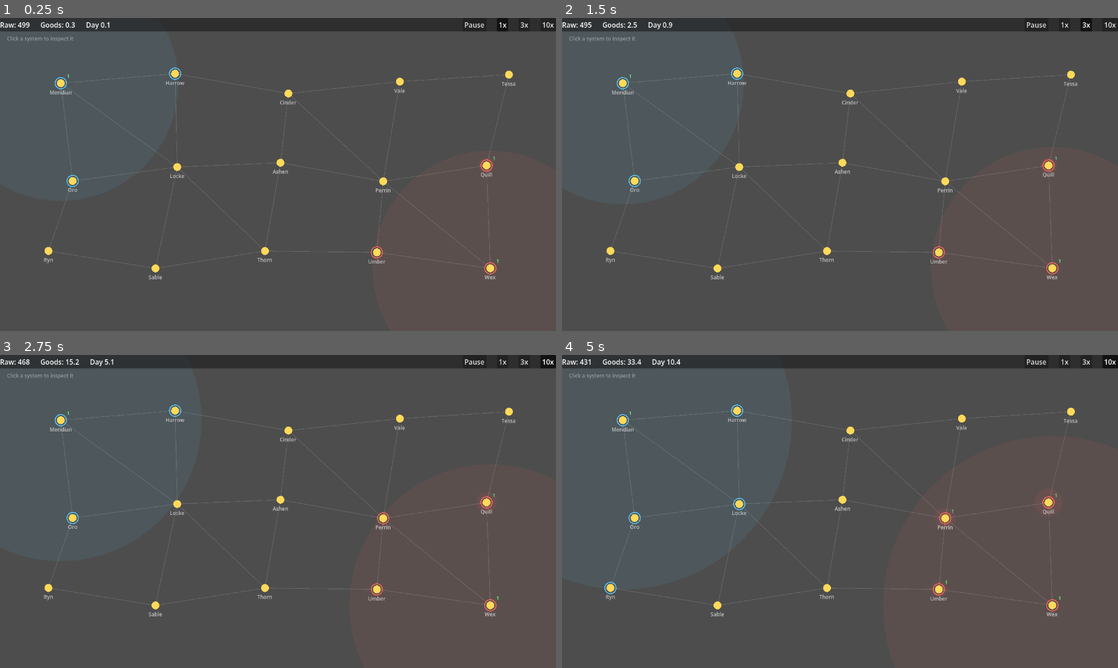
Above: before the commit, frames 1-4 (two rows, left to right).
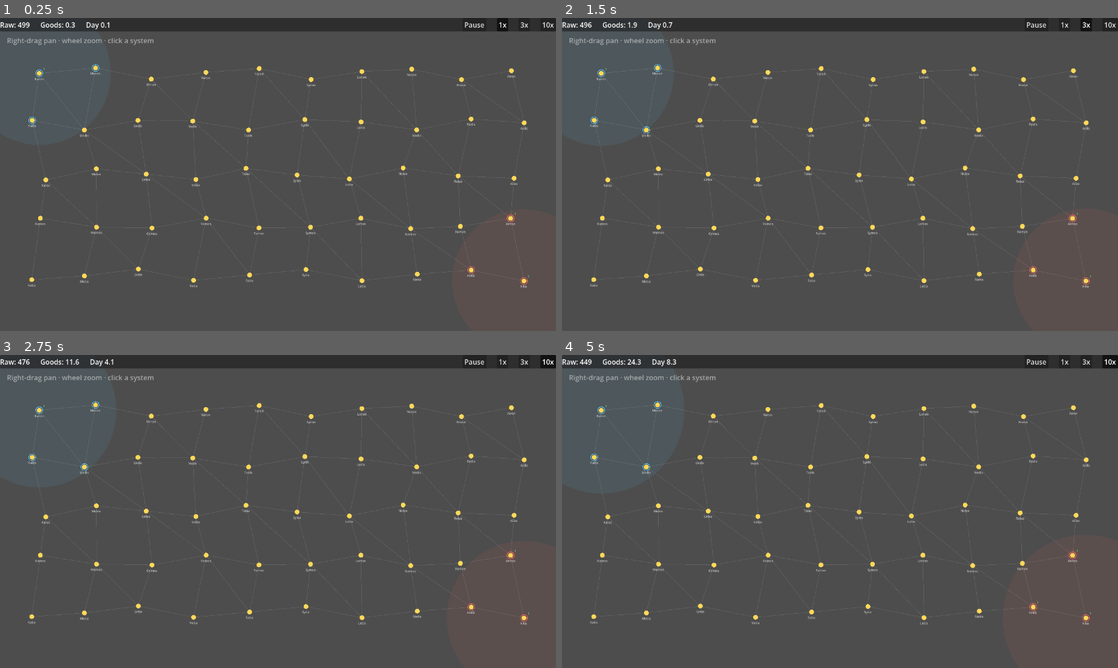
Above: after the commit, the same moments.

Repository: evyatarmitz/reach
Game: Godot game, scene res://game/main.tscn
Two runs of this game, one before a commit and one after it. Both use one fixed random seed, a clock stepped at 60 frames per second and the inputs below.
Inputs:
- Up to frame 1 (0.25 s): no input
- Up to frame 2 (1.5 s): click "1x" at 0.5 s; click "3x" at 1.25 s
- Up to frame 3 (2.75 s): click "10x" at 2 s
- Up to frame 4 (5 s): click "1x" at 2.75 s; click "3x" at 3.5 s; click "10x" at 4.25 s

The runs differ from the first frame. In frame 1, 2.4% of the frame differs, in the area x 1-96%, y 5-87%; in frame 2, 2.5%; in frame 3, 2.6%; in frame 4, 3.1%, in the area x 1-96%, y 1-87%.

Commit message:
0.7.0 - 50-system map, camera pan/zoom, slower progress
- Map expanded to a deterministic 10x5 = 50-system grid (was 15). Names are
  generated from two syllable tables (unique per index), still no RNG so runs
  stay bit-identical. Grid adjacency + diagonals keep the lane graph connected.
- Camera2D: galaxy view has right-drag pan and wheel zoom (clamped, persisted
  across view switches); on entering a system the camera locks to screen-centre
  at zoom 1 so the existing SYSTEM_CENTER drawing maps 1:1. Galaxy auto-frames
  the whole map on load (fit-to-bounds).
- View hints moved from world-space _draw (they'd drift with the camera) to a
  fixed UI label.
- Slower progress: GROWTH_RATE 0.04 -> 0.02, DAYS_PER_REAL_SECOND 0.5 -> 0.4,
  AI cadence 5 -> 8 days. All tune-to-taste; the speed dial still fast-forwards.
- 65/65 tests pass; both galaxy and system views verified by screenshot.
- design choice: euclidean system distance already scales to any map size, so
  the influence/border/neighbor math needed no change for 50 systems.

Diff:
--- a/desktop/game/main.gd
+++ b/desktop/game/main.gd
@@ -3,9 +3,9 @@
 # Render/UI layer. Reads Sim state, forwards commands. No game rules live here.
 
 const SPEEDS: Array[float] = [0.0, 1.0, 3.0, 10.0]
-# Base clock halved (was 1.0) so the whole sim reads slower in real time; the
-# speed dial multiplies this, so fast-forward is still one click away.
-const DAYS_PER_REAL_SECOND := 0.5
+# Base clock slowed (1.0 -> 0.5 -> 0.4) so the whole sim reads slower in real
+# time; the speed dial multiplies this, so fast-forward is still one click away.
+const DAYS_PER_REAL_SECOND := 0.4
 const SYSTEM_CENTER := Vector2(510.0, 380.0)
 
 var sim: Sim
@@ -15,9 +15,18 @@
 var selected_planet_id := -1
 var view_system_id := -1  # -1 = galaxy view, otherwise the focused system
 
+const ZOOM_MIN := 0.35
+const ZOOM_MAX := 2.5
+
+var cam: Camera2D
+var _panning := false
+var _galaxy_cam_pos := Vector2.ZERO   # persisted galaxy pan/zoom across view switches
+var _galaxy_cam_zoom := 1.0
+
 var raw_label: Label
 var goods_label: Label
 var day_label: Label
+var hint_label: Label
 var speed_buttons: Array[Button] = []
 var panel: PanelContainer
 var panel_title: Label
@@ -30,8 +39,26 @@
 	sim = Sim.new_demo()
 	player_empire_id = sim.empires.keys()[0]  # demo convention: first = human
 	_build_ui()
+	_init_camera()
 	if "--autoshot" in OS.get_cmdline_user_args():
 		_autoshot()
+
+
+func _init_camera() -> void:
+	cam = Camera2D.new()
+	add_child(cam)
+	cam.make_current()
+	# Frame the whole galaxy: center on the map's midpoint, zoom to fit.
+	var lo := Vector2(INF, INF)
+	var hi := Vector2(-INF, -INF)
+	for sys in sim.systems.values():
+		lo = lo.min(sys.map_pos)
+		hi = hi.max(sys.map_pos)
+	var vp := get_viewport_rect().size
+	var span := (hi - lo) + Vector2(240, 240)  # margin so edge systems aren't clipped
+	_galaxy_cam_pos = (lo + hi) * 0.5
+	_galaxy_cam_zoom = clampf(minf(vp.x / span.x, vp.y / span.y),
+		ZOOM_MIN, ZOOM_MAX)
 
 
 func _process(delta: float) -> void:
@@ -43,11 +70,38 @@
 		while day_accum >= SimConstants.TICK_DAYS:
 			sim.tick(SimConstants.TICK_DAYS)
 			day_accum -= SimConstants.TICK_DAYS
+	_apply_camera()
 	_refresh_ui()
 	queue_redraw()
 
 
+# Galaxy view: free pan/zoom (persisted). System view: locked so SYSTEM_CENTER
+# drawing maps 1:1 to the screen (camera position = screen centre at zoom 1).
+func _apply_camera() -> void:
+	if view_system_id == -1:
+		cam.position = _galaxy_cam_pos
+		cam.zoom = Vector2(_galaxy_cam_zoom, _galaxy_cam_zoom)
+	else:
+		cam.position = get_viewport_rect().size * 0.5
+		cam.zoom = Vector2.ONE
+
+
 func _unhandled_input(event: InputEvent) -> void:
+	# Galaxy view only: right-drag to pan, wheel to zoom.
+	if view_system_id == -1 and event is InputEventMouseButton:
+		if event.button_index == MOUSE_BUTTON_RIGHT:
+			_panning = event.pressed
+			return
+		elif event.button_index == MOUSE_BUTTON_WHEEL_UP and event.pressed:
+			_galaxy_cam_zoom = clampf(_galaxy_cam_zoom * 1.1, ZOOM_MIN, ZOOM_MAX)
+			return
+		elif event.button_index == MOUSE_BUTTON_WHEEL_DOWN and event.pressed:
+			_galaxy_cam_zoom = clampf(_galaxy_cam_zoom / 1.1, ZOOM_MIN, ZOOM_MAX)
+			return
+	if view_system_id == -1 and _panning and event is InputEventMouseMotion:
+		_galaxy_cam_pos -= event.relative / _galaxy_cam_zoom
+		return
+
 	if event is InputEventMouseButton and event.pressed \
 			and event.button_index == MOUSE_BUTTON_LEFT:
 		_select_at(get_global_mouse_position())
@@ -123,8 +177,6 @@
 				Color(0.35, 1.0, 0.5))
 		draw_string(font, sys.map_pos + Vector2(-60.0, 26.0), sys.name,
 			HORIZONTAL_ALIGNMENT_CENTER, 120, 12, Color(1, 1, 1, 0.65))
-	draw_string(font, Vector2(16.0, 52.0), "Click a system to inspect it",
-		HORIZONTAL_ALIGNMENT_LEFT, -1, 12, Color(1, 1, 1, 0.4))
 
 
 func _draw_system(sys: StarSystem) -> void:
@@ -151,8 +203,6 @@
 			draw_arc(pos, 14.5, 0.0, TAU, 32, Color.WHITE, 1.2)
 		draw_string(font, pos + Vector2(-60.0, 26.0), planet.name,
 			HORIZONTAL_ALIGNMENT_CENTER, 120, 11, Color(1, 1, 1, 0.65))
-	draw_string(font, Vector2(16.0, 52.0), "Esc — back to galaxy",
-		HORIZONTAL_ALIGNMENT_LEFT, -1, 12, Color(1, 1, 1, 0.4))
 
 
 func _build_ui() -> void:
@@ -171,6 +221,11 @@
 	day_label = Label.new()
 	for l in [raw_label, goods_label, day_label]:
 		bar.add_child(l)
+
+	hint_label = Label.new()
+	hint_label.modulate = Color(1, 1, 1, 0.5)
+	hint_label.position = Vector2(16.0, 40.0)
+	layer.add_child(hint_label)
 
 	var spacer := Control.new()
 	spacer.size_flags_horizontal = Control.SIZE_EXPAND_FILL
@@ -231,6 +286,8 @@
 	raw_label.text = "Raw: %.0f" % player.raw
 	goods_label.text = "Goods: %.1f" % player.goods
 	day_label.text = "Day %.1f" % sim.day
+	hint_label.text = "Right-drag pan · wheel zoom · click a system" \
+		if view_system_id == -1 else "Esc — back to galaxy"
 	for i in speed_buttons.size():
 		speed_buttons[i].button_pressed = (i == speed_idx)
 
--- a/desktop/sim/constants.gd
+++ b/desktop/sim/constants.gd
@@ -27,10 +27,10 @@
 # Growth: dpop/day = GROWTH_RATE * pop / (1 + (pop/GROWTH_SOFTCAP)^GROWTH_EXP),
 # times the neighbor multiplier below. Never a hard cap — growth only
 # asymptotically flattens; the neighbor bonus is the designed way past the wall.
-# GROWTH_RATE was halved (0.08 -> 0.04) to slow population — and therefore
-# influence (= A1*pop) — expansion; still tune-to-taste, and the speed dial
-# covers the boring stretches.
-const GROWTH_RATE := 0.04
+# GROWTH_RATE lowered again (0.08 -> 0.04 -> 0.02) to slow population — and
+# therefore influence (= A1*pop) — expansion further; still tune-to-taste, and
+# the speed dial covers the boring stretches.
+const GROWTH_RATE := 0.02
 const GROWTH_SOFTCAP := 500.0
 const GROWTH_EXP := 2.0
 
@@ -48,7 +48,7 @@
 
 # How often an AI empire re-evaluates (sim days). Gradual, deterministic; not
 # tied to framerate or the speed dial (which only change ticks per real second).
-const AI_ACTION_INTERVAL_DAYS := 5.0
+const AI_ACTION_INTERVAL_DAYS := 8.0
 
 # Tier-1 production of an established colony: goods/day = PROD_COEF * pop^PROD_EXP,
 # but every good consumes GOODS_RAW_PER_GOOD raw — production is throughput-limited
--- a/desktop/sim/sim.gd
+++ b/desktop/sim/sim.gd
@@ -21,14 +21,19 @@
 var _next_id := 1
 
 
-# Deterministic COLS x ROWS grid map — a bigger testbed than the original 7, so
-# influence/border behavior has room to show. NOT the eventual procedural
-# generator (that comes later); just a larger hand-parameterized map. No RNG:
-# jitter is index-based sin so runs stay bit-identical.
-const MAP_COLS := 5
-const MAP_ROWS := 3
-const _MAP_NAMES := ["Meridian", "Harrow", "Cinder", "Vale", "Tessa", "Oro",
-	"Locke", "Ashen", "Perrin", "Quill", "Ryn", "Sable", "Thorn", "Umber", "Wex"]
+# Deterministic COLS x ROWS grid map — a big testbed (50 systems) so influence
+# and border behavior has room to show. NOT the eventual procedural generator
+# (that comes later); just a larger hand-parameterized map. No RNG: jitter is
+# index-based sin so runs stay bit-identical.
+const MAP_COLS := 10
+const MAP_ROWS := 5
+const _SYL_A := ["Ka", "Me", "Or", "Ve", "Ta", "Sy", "Lo", "Ne", "Ro", "Ai"]
+const _SYL_B := ["ron", "dis", "lex", "mos", "tia", "var", "nyx", "del"]
+
+
+static func _system_name(idx: int) -> String:
+	# Unique for idx 0..79: prefix cycles every 10, suffix every 80.
+	return _SYL_A[idx % _SYL_A.size()] + _SYL_B[(idx / _SYL_A.size()) % _SYL_B.size()]
 
 
 static func new_demo() -> Sim:
@@ -39,9 +44,9 @@
 	for row in MAP_ROWS:
 		for col in MAP_COLS:
 			var idx := row * MAP_COLS + col
-			var sys := sim.add_system(_MAP_NAMES[idx])
-			sys.map_pos = Vector2(140.0 + col * 250.0, 150.0 + row * 200.0) \
-				+ Vector2(sin(idx * 12.9898) * 32.0, sin(idx * 4.1414) * 26.0)
+			var sys := sim.add_system(_system_name(idx))
+			sys.map_pos = Vector2(160.0 + col * 200.0, 150.0 + row * 190.0) \
+				+ Vector2(sin(idx * 12.9898) * 30.0, sin(idx * 4.1414) * 24.0)
 			grid.append(sys.id)
 			var planet_count := 2 + idx % 3
 			for pi in planet_count:
@@ -62,10 +67,12 @@
 				sim.add_lane(here, grid[(row + 1) * MAP_COLS + col + 1])
 	# Two empires at opposite corners; both homeworlds get a deposit so each can
 	# mine at home. By convention the first empire is the one the UI controls.
-	var player := sim.add_empire("Meridian Compact", Color(0.35, 0.8, 1.0))
-	var rival := sim.add_empire("Wex Ascendancy", Color(1.0, 0.4, 0.35))
 	var player_home_sys: int = grid[0]                      # top-left
 	var rival_home_sys: int = grid[grid.size() - 1]         # bottom-right
+	var player := sim.add_empire(
+		"%s Compact" % sim.systems[player_home_sys].name, Color(0.35, 0.8, 1.0))
+	var rival := sim.add_empire(
+		"%s Ascendancy" % sim.systems[rival_home_sys].name, Color(1.0, 0.4, 0.35))
 	for sys_id in [player_home_sys, rival_home_sys]:
 		sim.planets[sim.systems[sys_id].planet_ids[0]].has_deposit = true
 	var home := sim.inject_colony(player.id,
